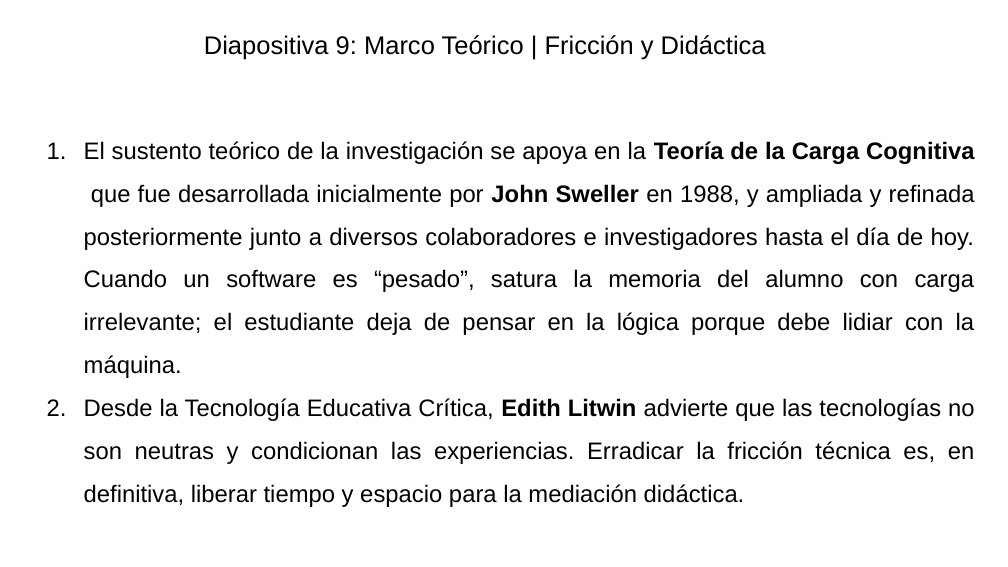
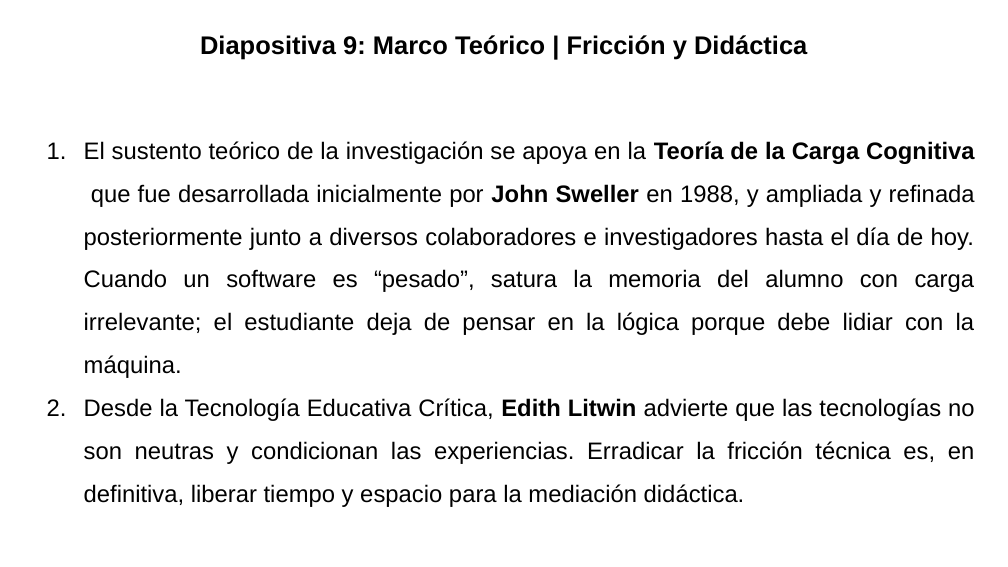
Before and after one commit to gabrielinuz/gabrielinuz.github.io, a slide deck: slide 10 of doc/GUION_DE_DEFENSA_LTE.pptx. Drawn at 1008x567 pixels with LibreOffice and Linux fonts; fonts in the diff are those of the drawing. Boxes give left, top, right and bottom in pixels: in the first picture for what was removed or moved away, otherwise in the second. Text is boxed around its words. In the diff, an @@ line names an element or a change of style, - is before the commit and + after.

```diff
--- a/doc/GUION_DE_DEFENSA_LTE.pptx
+++ b/doc/GUION_DE_DEFENSA_LTE.pptx
@@ title "Diapositiva 9: Marco Teórico | ..." at [200, 35, 807, 60]: bold on @@
```
Also in this commit, not shown: 18 other slides changed, 1 other file.
